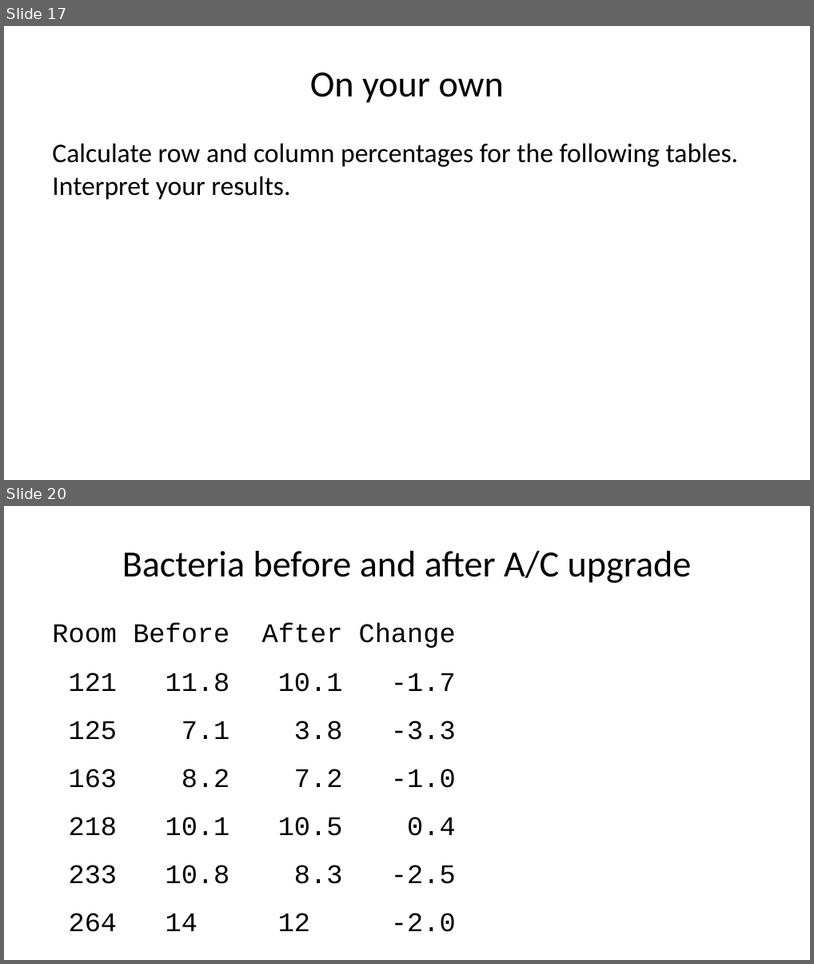
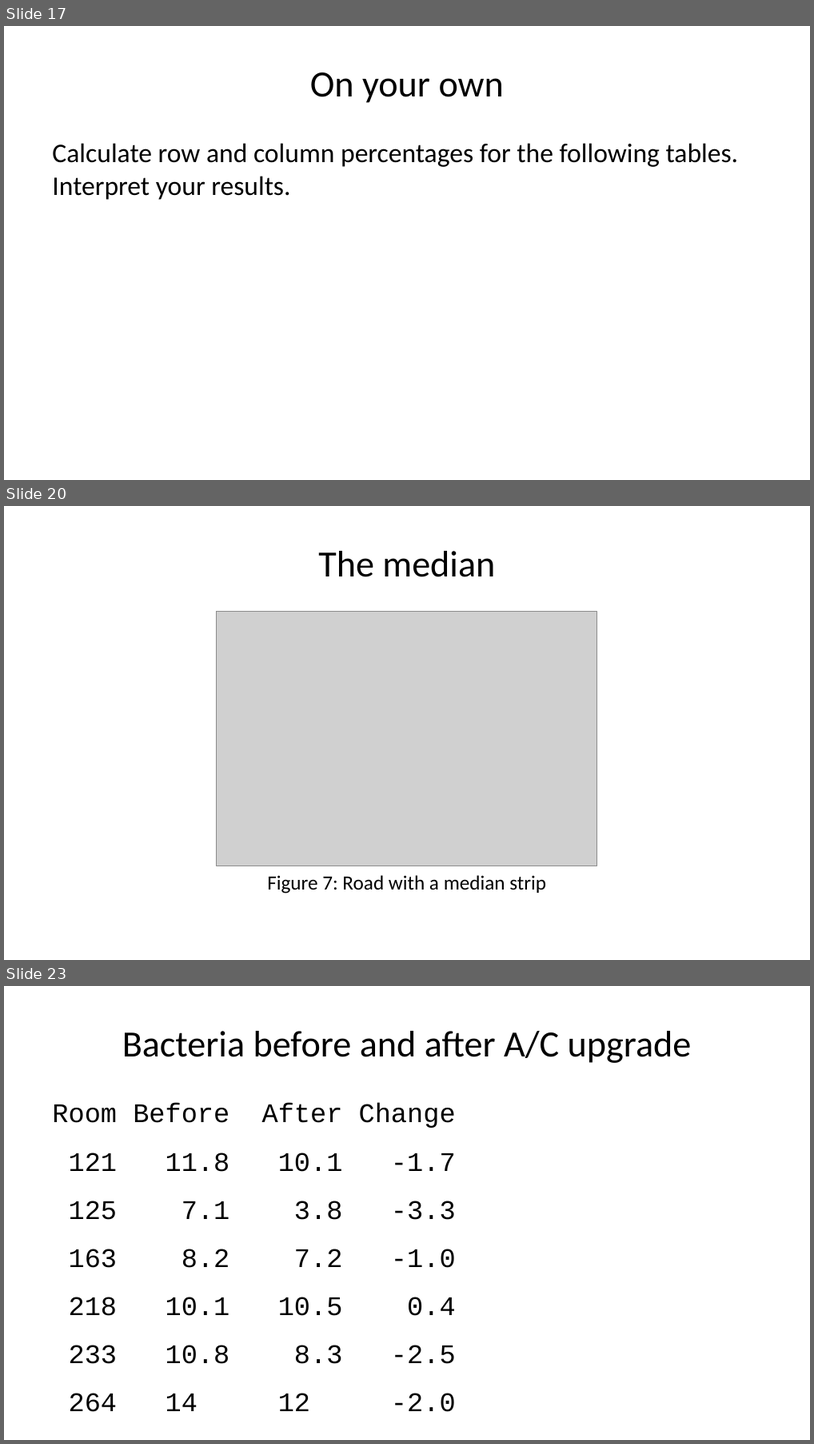
Before and after one commit to pmean/talks, a slide deck: clinical-statistics/day-one.pptx. Shown one above the other, each under a label of ours: slides 17 and 20 before the commit, slides 17, 20 and 23 after it; the slides between them are not shown. The pictures are 814x964 and 814x1444 pixels, drawn with LibreOffice and Linux fonts; fonts in the diff are those of the drawing; grey boxes stand for pictures. Boxes give left, top, right and bottom in pixels: in the first picture for what was removed or moved away, otherwise in the second. Text is boxed around its words. In the diff, an @@ line names an element or a change of style, - is before the commit and + after.

```diff
--- a/clinical-statistics/day-one.pptx
+++ b/clinical-statistics/day-one.pptx
@@ slide 20 added at bbox=[4, 506, 810, 960], background #FFFFFF @@
@@ title added at bbox=[318, 551, 495, 577], 33 pt, text #000000 @@
+The median
@@ picture added at bbox=[217, 612, 598, 866] @@
@@ text added at bbox=[267, 875, 546, 893], 18 pt, text #000000 @@
+Figure 7: Road with a median strip
@@ what was slide 20 is now slide 23 @@
```
Also in this commit, not shown: 6 slides changed, 3 other slides added, 6 other files.
